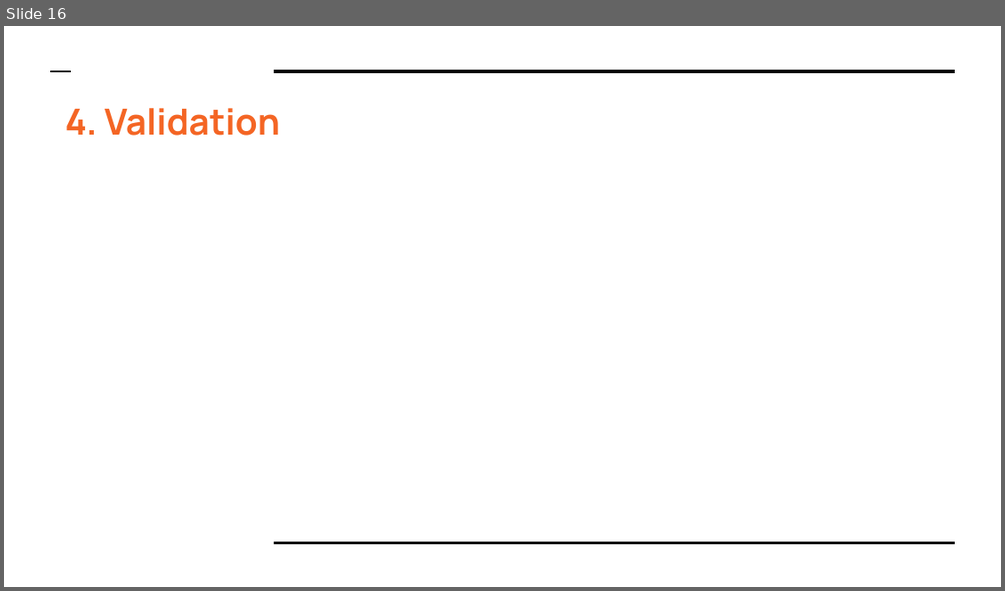
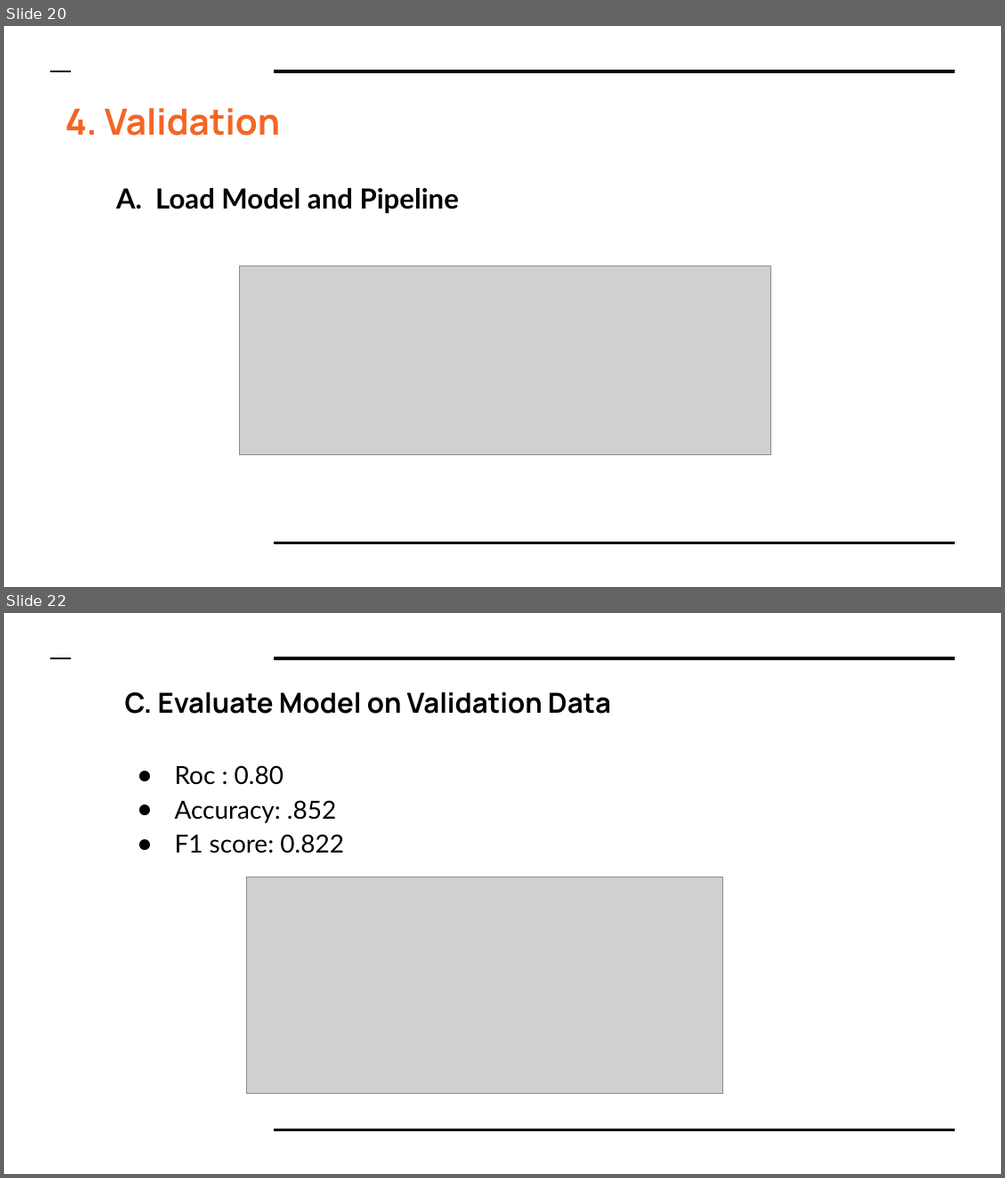
Before and after one commit to HoManLeung/Amazon-analysis, a slide deck: Final Project DS610.pptx. Shown one above the other, each under a label of ours: slide 16 before the commit, slides 20 and 22 after it; the slides between them are not shown. The pictures are 1005x591 and 1005x1178 pixels, drawn with LibreOffice and Linux fonts; fonts in the diff are those of the drawing; grey boxes stand for pictures. Boxes give left, top, right and bottom in pixels: in the first picture for what was removed or moved away, otherwise in the second. Text is boxed around its words. In the diff, an @@ line names an element or a change of style, - is before the commit and + after.

```diff
--- a/Final Project DS610.pptx
+++ b/Final Project DS610.pptx
@@ slide 22 added at (4, 613, 1001, 1174), background #FFFFFF; not listed: 3 template elements that a slide beside it also shows @@
@@ title added at (125, 692, 611, 714), 20 pt, text #000000, bold @@
+C. Evaluate Model on Validation Data
@@ text added at (175, 765, 344, 853), 18 pt, text #000000 @@
+● Roc : 0.80
+● Accuracy: .852
+● F1 score: 0.822
@@ picture added at (246, 877, 723, 1094) @@
@@ what was slide 16 is now slide 20 @@
@@ slide 20 changed as well @@
@@ text added at (116, 188, 459, 214), 20 pt, text #000000, bold @@
+A. Load Model and Pipeline
@@ picture added at (239, 266, 770, 456) @@
```
Also in this commit, not shown: 5 other slides changed, 6 other slides added, 1 slide removed.
